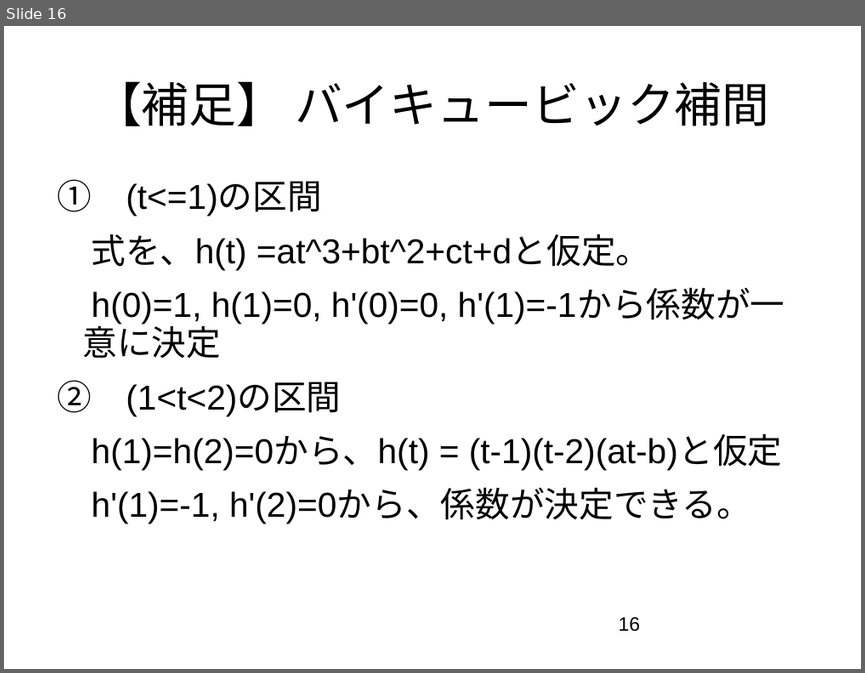
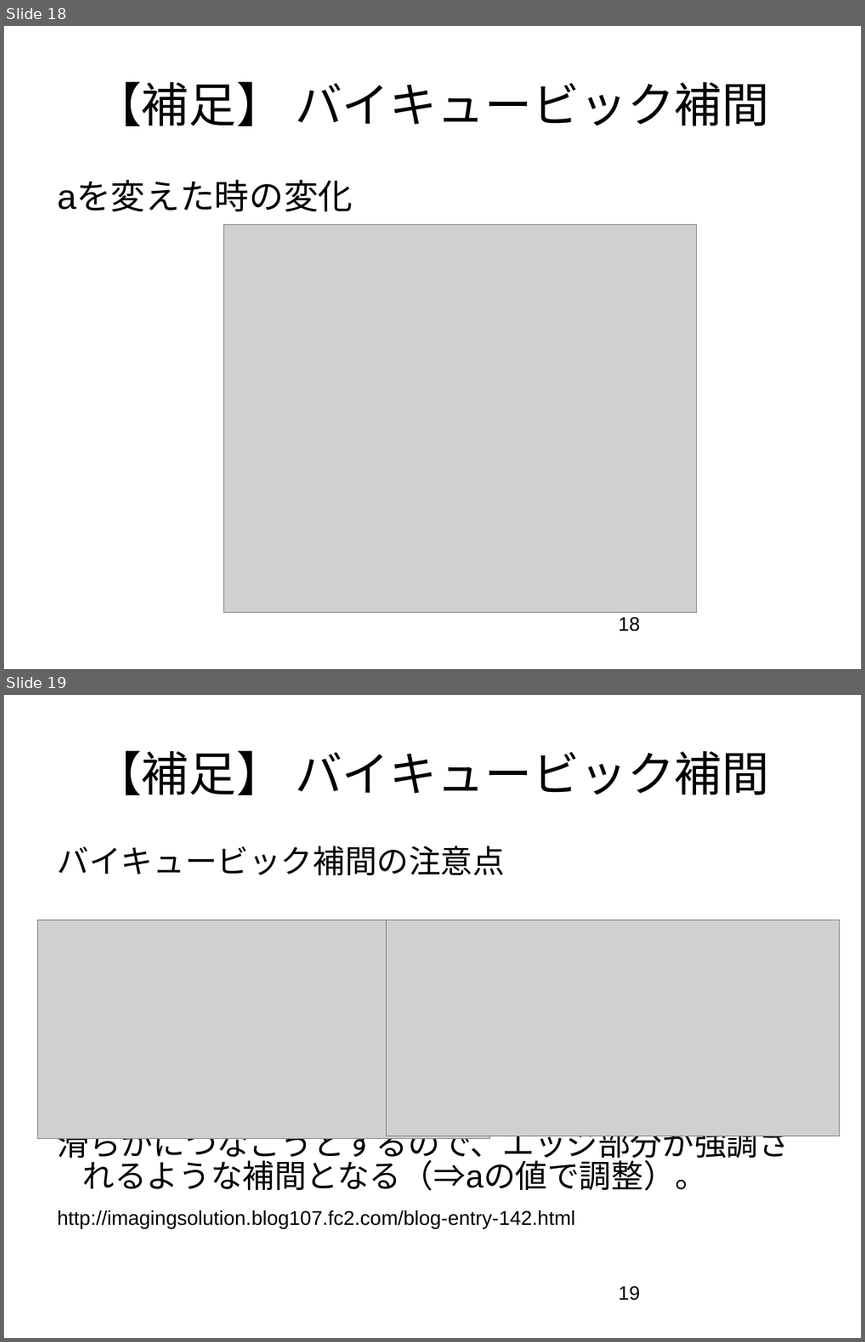
Before and after one commit to YoshiProton/lets_enjoy_cv_programing, a slide deck: Kondo/Slides/CV勉強会_160903_(8.3.1～8.3.4)_kondo.ppt. Shown one above the other, each under a label of ours: slide 16 before the commit, slides 18 and 19 after it. The pictures are 865x673 and 865x1342 pixels, drawn with LibreOffice and Linux fonts; fonts in the diff are those of the drawing; grey boxes stand for pictures. Boxes give left, top, right and bottom in pixels: in the first picture for what was removed or moved away, otherwise in the second. Text is boxed around its words. In the diff, an @@ line names an element or a change of style, - is before the commit and + after.

```diff
--- a/Kondo/Slides/CV勉強会_160903_(8.3.1～8.3.4)_kondo.ppt
+++ b/Kondo/Slides/CV勉強会_160903_(8.3.1～8.3.4)_kondo.ppt
@@ slide 19 added at bbox=[4, 695, 861, 1338], background #FFFFFF @@
@@ title added at bbox=[94, 750, 770, 795], 44 pt, text #000000 @@
+【補足】 バイキュービック補間
@@ text added at bbox=[58, 845, 790, 1229], 18.5 pt, text #000000 @@
+バイキュービック補間の注意点
+滑らかにつなごうとするので、エッジ部分が強調されるような補間となる（⇒aの値で調整）。
+http://imagingsolution.blog107.fc2.com/blog-entry-142.html
@@ picture added at bbox=[37, 919, 490, 1138] @@
@@ picture added at bbox=[386, 919, 839, 1136] @@
@@ page number added at bbox=[619, 1286, 640, 1300], 18 pt, text #000000 @@
+19
@@ what was slide 16 is now slide 18 @@
@@ slide 18 changed as well @@
@@ text at bbox=[58, 182, 353, 212]: text changed @@
-① (t<=1)の区間
-式を、h(t) =at^3+bt^2+ct+dと仮定。
-h(0)=1, h(1)=0, h'(0)=0, h'(1)=-1から係数が一意に決定
-② (1<t<2)の区間
-h(1)=h(2)=0から、h(t) = (t-1)(t-2)(at-b)と仮定
-h'(1)=-1, h'(2)=0から、係数が決定できる。
+aを変えた時の変化
@@ picture added at bbox=[224, 225, 697, 612] @@
@@ page number at bbox=[619, 617, 640, 631]: text changed @@
-16
+18
```
Also in this commit, not shown: 14 other slides changed, 2 other slides added.
